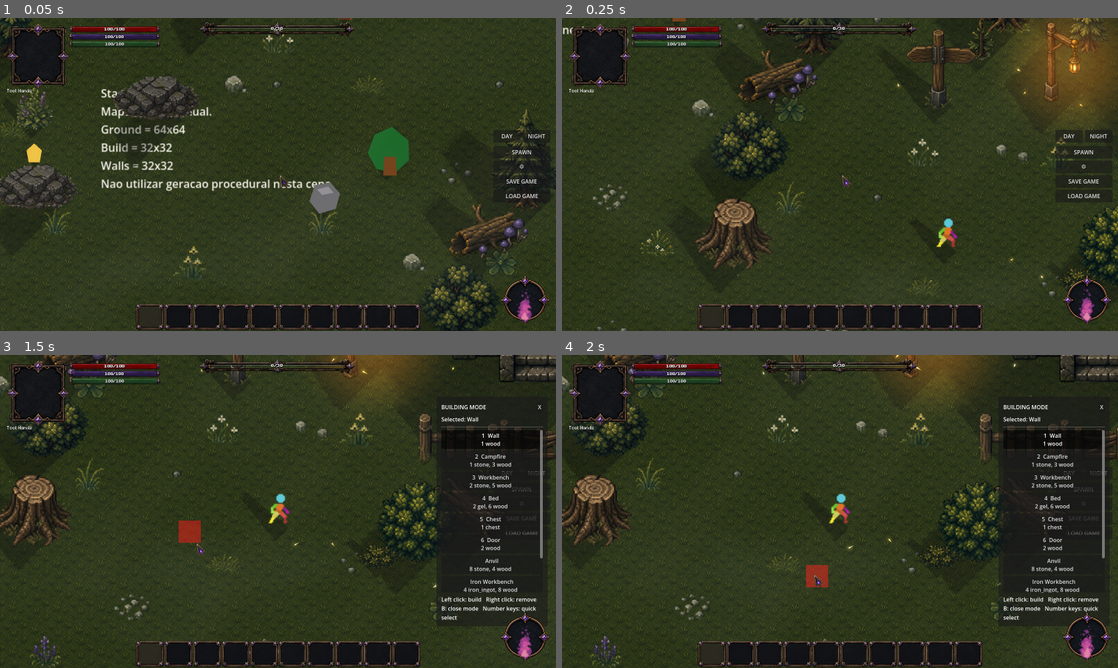
Above: before the commit, frames 1-4 (two rows, left to right).
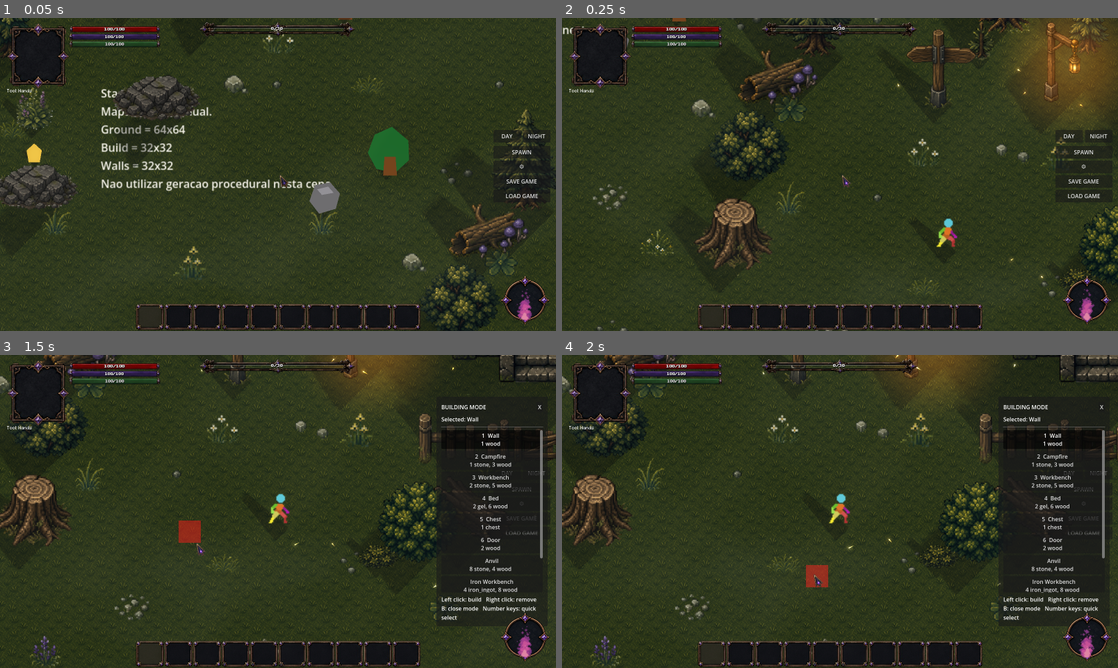
Above: after the commit, the same moments.

Repository: ramonsamagaio/Oathwake-Main
Game: Godot game, scene res://scenes/game/Game.tscn
The game is run twice, just before and just after one commit, with the same random seed, the same clock (stepped at 60 frames per second) and the same inputs. This scene is started directly instead of the project's main scene.
Inputs (mouse positions are in pixels of both pictures, inside the frame that each line leads up to):
- Up to frame 1 (0.05 s): no input
- Up to frame 2 (0.25 s): no input
- Up to frame 3 (1.5 s): tap Enter at 0.5 s; move the mouse to (400, 495) at 0.52 s; hold D 0.53-1.25 s; tap B at 0.6 s; click (400, 495) at 0.67 s; tap Space at 0.77 s; drag from (166, 527) to (250, 574) at 1.27 s
- Up to frame 4 (2 s): no input

The runs differ from the first frame. In frame 1, 0.3% of the frame differs, in the area x 0-99%, y 0-96%; in frame 2, 0.3%; in frame 3, 0.2%; in frame 4, 0.2%.

Commit message:
Pin sprite ground contacts through local transforms

Diff:
--- a/scripts/world/WorldDepthRuntime.gd
+++ b/scripts/world/WorldDepthRuntime.gd
@@ -45,22 +45,36 @@
 	return sprite.to_global(Vector2(0.0, line_y)).y
 
 
+static func get_sprite_local_foot_point(sprite: Sprite2D) -> Vector2:
+	if sprite == null:
+		return Vector2.ZERO
+	# Sprite2D.get_rect() already includes centered and drawing-offset rules.
+	# Keeping this point in the sprite's own local space lets callers transform
+	# it through arbitrary scale, rotation, skew and parent hierarchies.
+	var local_rect := sprite.get_rect()
+	return Vector2(local_rect.get_center().x, local_rect.end.y)
+
+
 static func get_sprite_foot_offset(sprite: Sprite2D) -> Vector2:
 	if sprite == null:
 		return Vector2.ZERO
-	var visual_size := get_sprite_visual_size(sprite)
-	var bottom_y := sprite.offset.y + visual_size.y
+	return sprite.transform * get_sprite_local_foot_point(sprite)
+
+
+static func get_animated_sprite_local_foot_point(sprite: AnimatedSprite2D) -> Vector2:
+	if sprite == null:
+		return Vector2.ZERO
+	var frame_size := get_animated_sprite_unscaled_size(sprite)
+	var top_left := sprite.offset
 	if sprite.centered:
-		bottom_y = sprite.offset.y + visual_size.y * 0.5
-	return sprite.position + Vector2(0.0, bottom_y)
+		top_left -= frame_size * 0.5
+	return Vector2(top_left.x + frame_size.x * 0.5, top_left.y + frame_size.y)
 
 
 static func get_animated_sprite_foot_offset(sprite: AnimatedSprite2D) -> Vector2:
 	if sprite == null:
 		return Vector2.ZERO
-	var visual_size := get_animated_sprite_unscaled_size(sprite)
-	var scaled_half_height := visual_size.y * absf(sprite.scale.y) * 0.5
-	return sprite.position + Vector2(0.0, scaled_half_height)
+	return sprite.transform * get_animated_sprite_local_foot_point(sprite)
 
 
 static func get_sprite_visual_size(sprite: Sprite2D) -> Vector2:
@@ -87,7 +101,9 @@
 		if names.is_empty():
 			return Vector2(32.0, 48.0)
 		animation_name = names[0]
-	var texture := sprite.sprite_frames.get_frame_texture(animation_name, 0)
+	var frame_count := sprite.sprite_frames.get_frame_count(animation_name)
+	var frame_index := clampi(sprite.frame, 0, maxi(frame_count - 1, 0))
+	var texture := sprite.sprite_frames.get_frame_texture(animation_name, frame_index)
 	if texture == null:
 		return Vector2(32.0, 48.0)
 	return texture.get_size()
